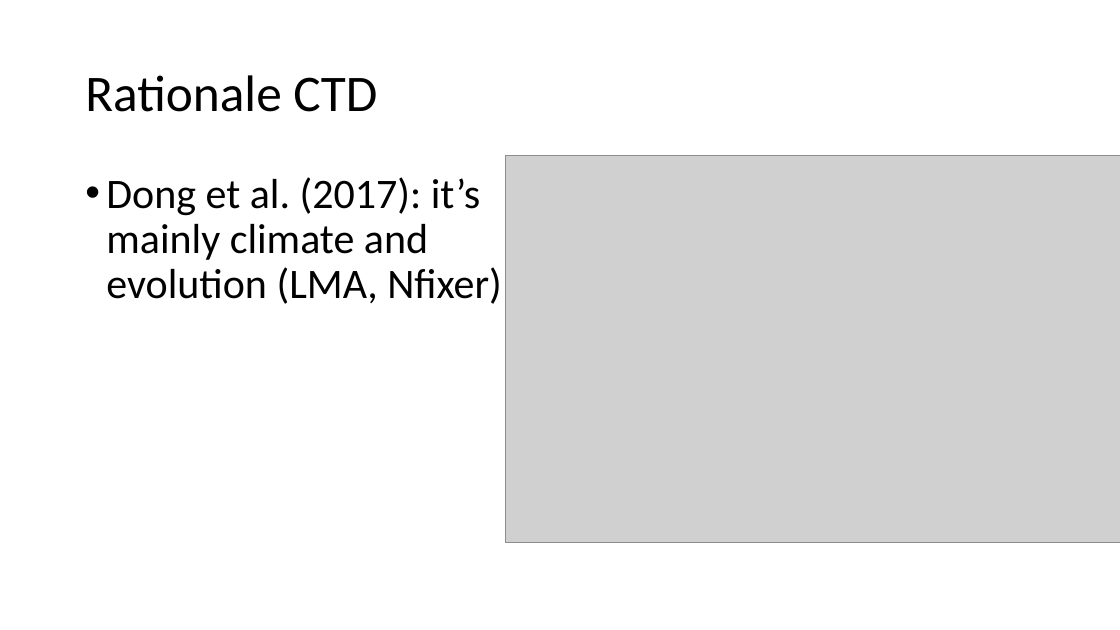
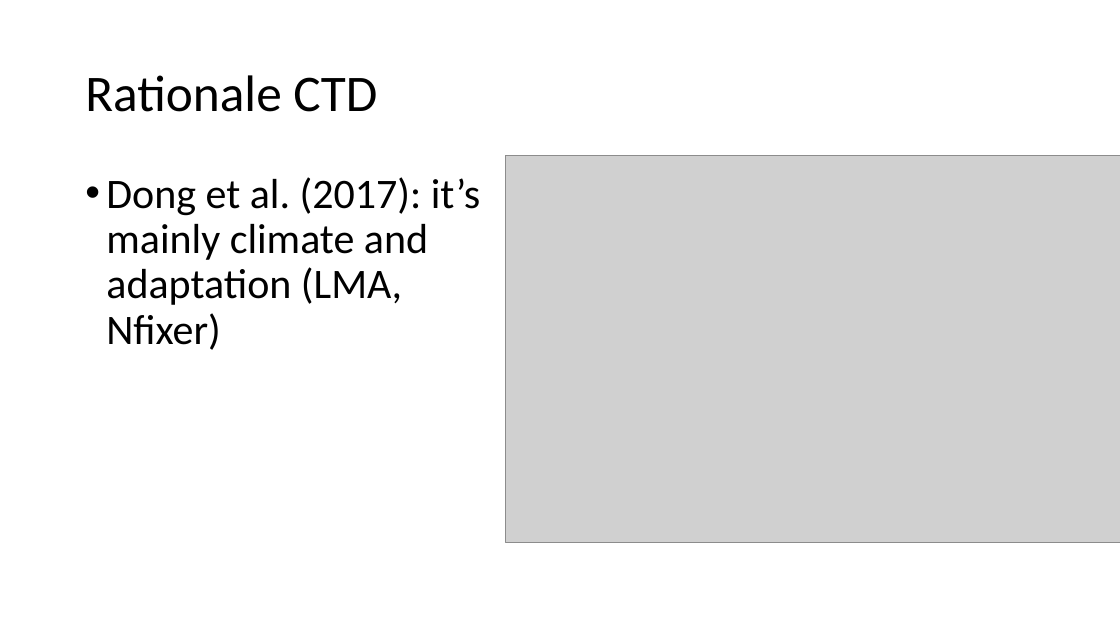
Before and after one commit to efwaring/NutNetPhys, a slide deck: slide 4 of presentations/nutnet_narea.pptx. Drawn at 1120x630 pixels with LibreOffice and Linux fonts; fonts in the diff are those of the drawing; grey boxes stand for pictures. Boxes give left, top, right and bottom in pixels: in the first picture for what was removed or moved away, otherwise in the second. Text is boxed around its words. In the diff, an @@ line names an element or a change of style, - is before the commit and + after.

```diff
--- a/presentations/nutnet_narea.pptx
+++ b/presentations/nutnet_narea.pptx
@@ text at [106,177,480,350]: text changed @@
-• Dong et al. (2017): it’s mainly climate and evolution (LMA, Nfixer)
+• Dong et al. (2017): it’s mainly climate and adaptation (LMA, Nfixer)
```
Also in this commit, not shown: 11 other slides changed, 4 slides added, 11 other files.
